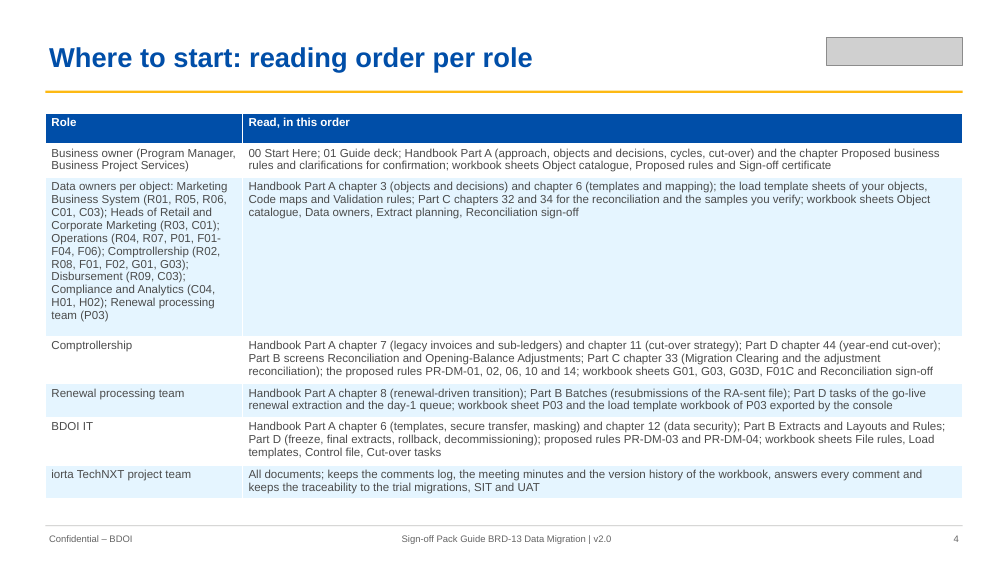
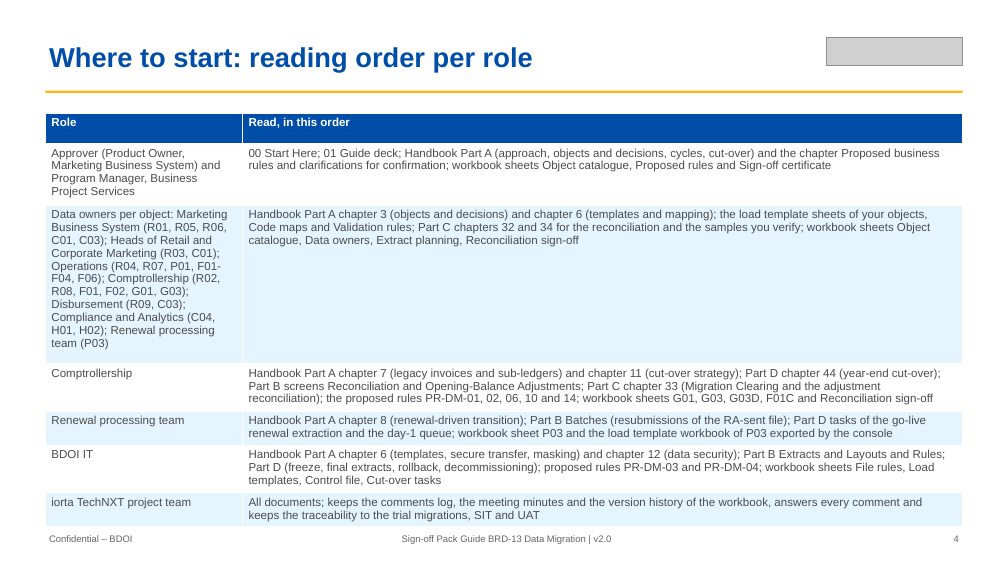
Before and after one commit to IortaTexhNXT-DEV/FinVerse, a slide deck: slide 4 of docs/deliverables/out/Drop-0_Setup_and_Data_Migration/BRD-13_Data_Migration/01_BIBS_GuideDeck_BRD-13_Data_Migration_v2.0.pptx. Drawn at 1008x567 pixels with LibreOffice and Linux fonts; fonts in the diff are those of the drawing; grey boxes stand for pictures. Boxes give left, top, right and bottom in pixels: in the first picture for what was removed or moved away, otherwise in the second. Text is boxed around its words. In the diff, an @@ line names an element or a change of style, - is before the commit and + after.

Commit message:
Rebuild the issued sign-off sets BRD-01, BRD-03, BRD-11, BRD-13 (files 00 to 05/06) and the Drop 0 closure set v2.0 with the business wording and Who signs what; the placement channel message as the platform shows it; the legacy record status list in the Drop 0 inputs map

```diff
--- a/docs/deliverables/out/Drop-0_Setup_and_Data_Migration/BRD-13_Data_Migration/01_BIBS_GuideDeck_BRD-13_Data_Migration_v2.0.pptx
+++ b/docs/deliverables/out/Drop-0_Setup_and_Data_Migration/BRD-13_Data_Migration/01_BIBS_GuideDeck_BRD-13_Data_Migration_v2.0.pptx
@@ table at (45,113,963,526) @@
-row 2, column 1: Business owner (Program Manager, Business Project Services)
+row 2, column 1: Approver (Product Owner, Marketing Business System) and Program Manager, Business Project Services
```
Also in this commit, not shown: 21 other slides changed, 4 slides added, 30 other files.
